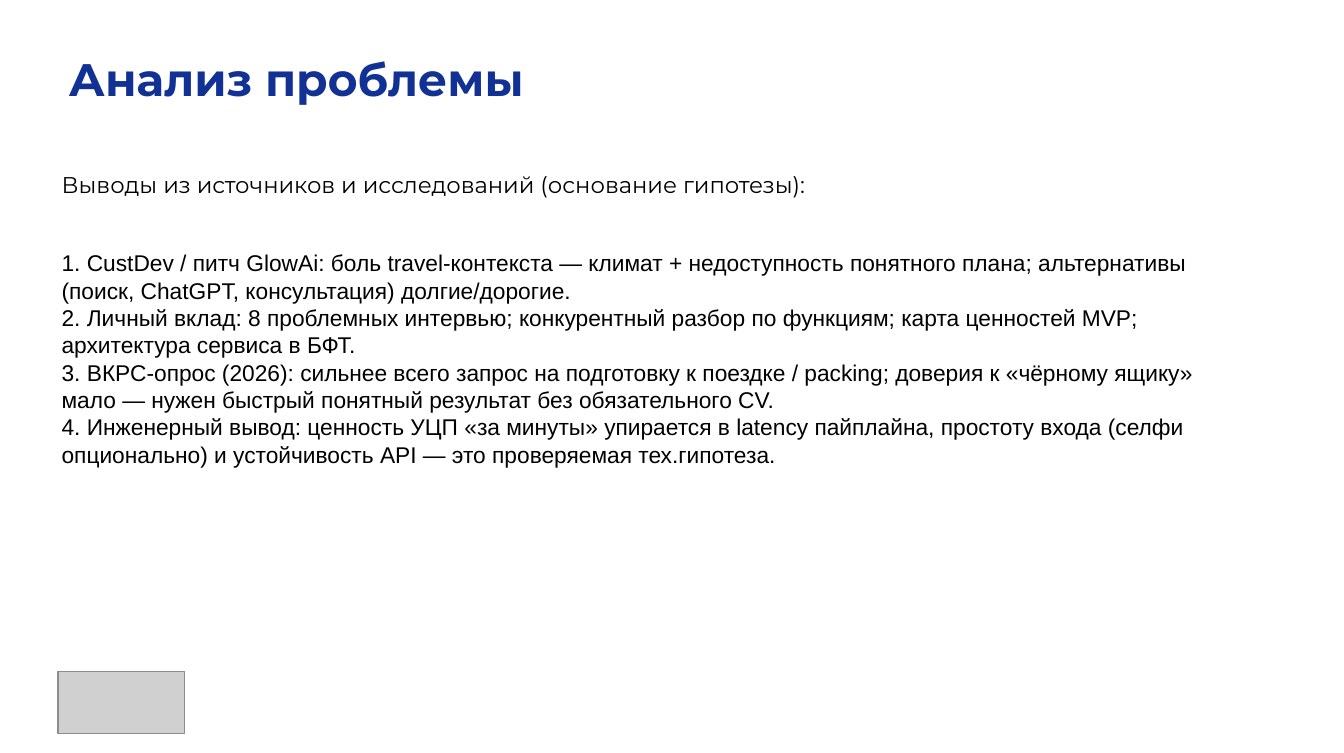
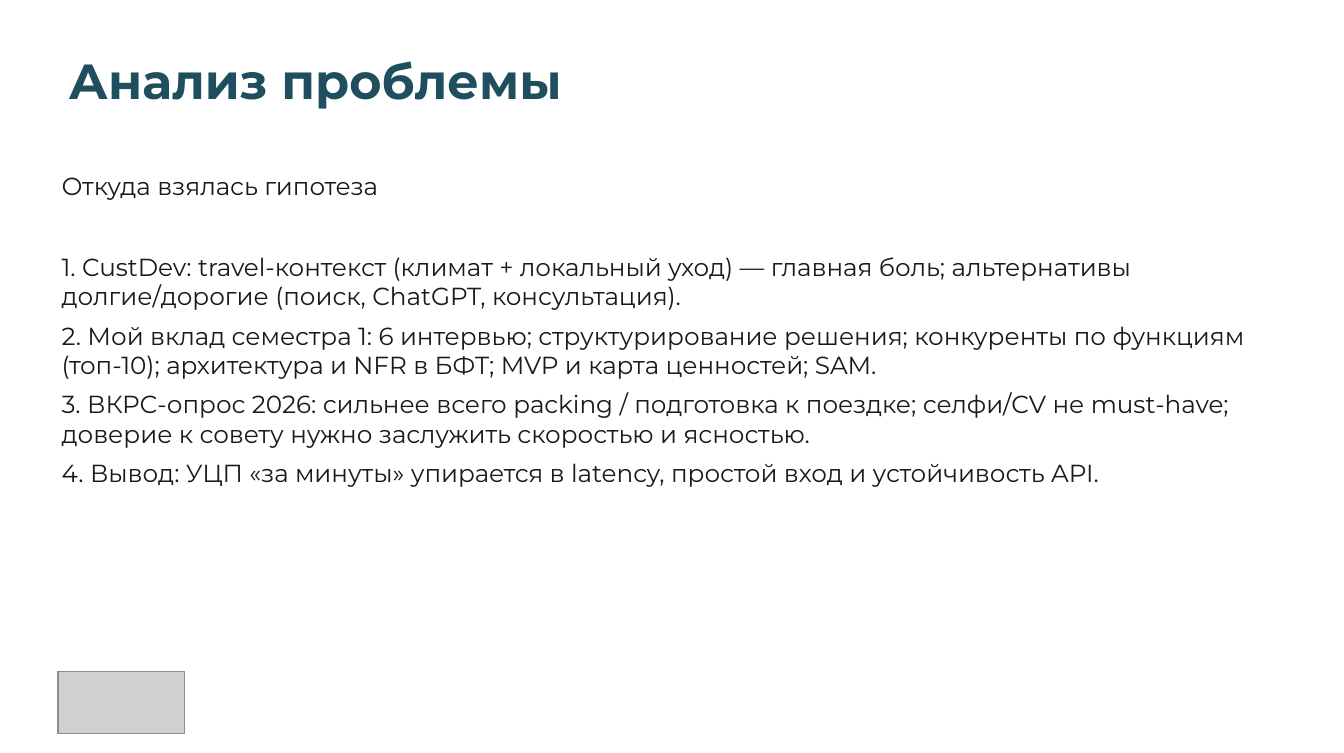
Before and after one commit to artur-ger/GlowAi, a slide deck: slide 5 of docs/Чепурных_Артур_индивидуальная_НИР3_GlowAi.pptx. Drawn at 1344x753 pixels with LibreOffice and Linux fonts; fonts in the diff are those of the drawing; grey boxes stand for pictures. Boxes give left, top, right and bottom in pixels: in the first picture for what was removed or moved away, otherwise in the second. Text is boxed around its words. In the diff, an @@ line names an element or a change of style, - is before the commit and + after.

```diff
--- a/docs/Чепурных_Артур_индивидуальная_НИР3_GlowAi.pptx
+++ b/docs/Чепурных_Артур_индивидуальная_НИР3_GlowAi.pptx
@@ text "Анализ проблемы" at (x1=69, y1=61, x2=561, y2=109): size 24 to 26 pt, text colour #123194 to #1F4E5F; more space between paragraphs @@
@@ text at (x1=62, y1=177, x2=1245, y2=487): text changed; size 12 to 13 pt; font Arial to Montserrat; text colour #000000 to #1A1A1A @@
-Выводы из источников и исследований (основание гипотезы):
-1. CustDev / питч GlowAi: боль travel-контекста — климат + недоступность понятного плана; альтернативы (поиск, ChatGPT, консультация) долгие/дорогие.
-2. Личный вклад: 8 проблемных интервью; конкурентный разбор по функциям; карта ценностей MVP; архитектура сервиса в БФТ.
-3. ВКРС-опрос (2026): сильнее всего запрос на подготовку к поездке / packing; доверия к «чёрному ящику» мало — нужен быстрый понятный результат без обязательного CV.
-4. Инженерный вывод: ценность УЦП «за минуты» упирается в latency пайплайна, простоту входа (селфи опционально) и устойчивость API — это проверяемая тех.гипотеза.
+Откуда взялась гипотеза
+1. CustDev: travel-контекст (климат + локальный уход) — главная боль; альтернативы долгие/дорогие (поиск, ChatGPT, консультация).
+2. Мой вклад семестра 1: 6 интервью; структурирование решения; конкуренты по функциям (топ-10); архитектура и NFR в БФТ; MVP и карта ценностей; SAM.
+3. ВКРС-опрос 2026: сильнее всего packing / подготовка к поездке; селфи/CV не must-have; доверие к совету нужно заслужить скоростью и ясностью.
+4. Вывод: УЦП «за минуты» упирается в latency, простой вход и устойчивость API.
```
Also in this commit, not shown: 12 other slides changed, 1 slide added, 1 slide removed, 27 other files.
